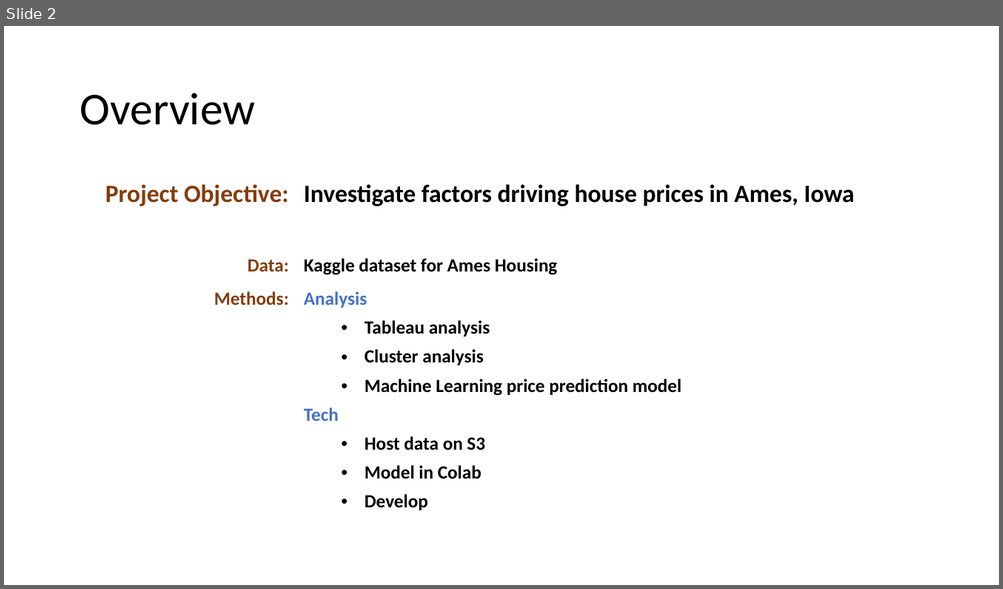
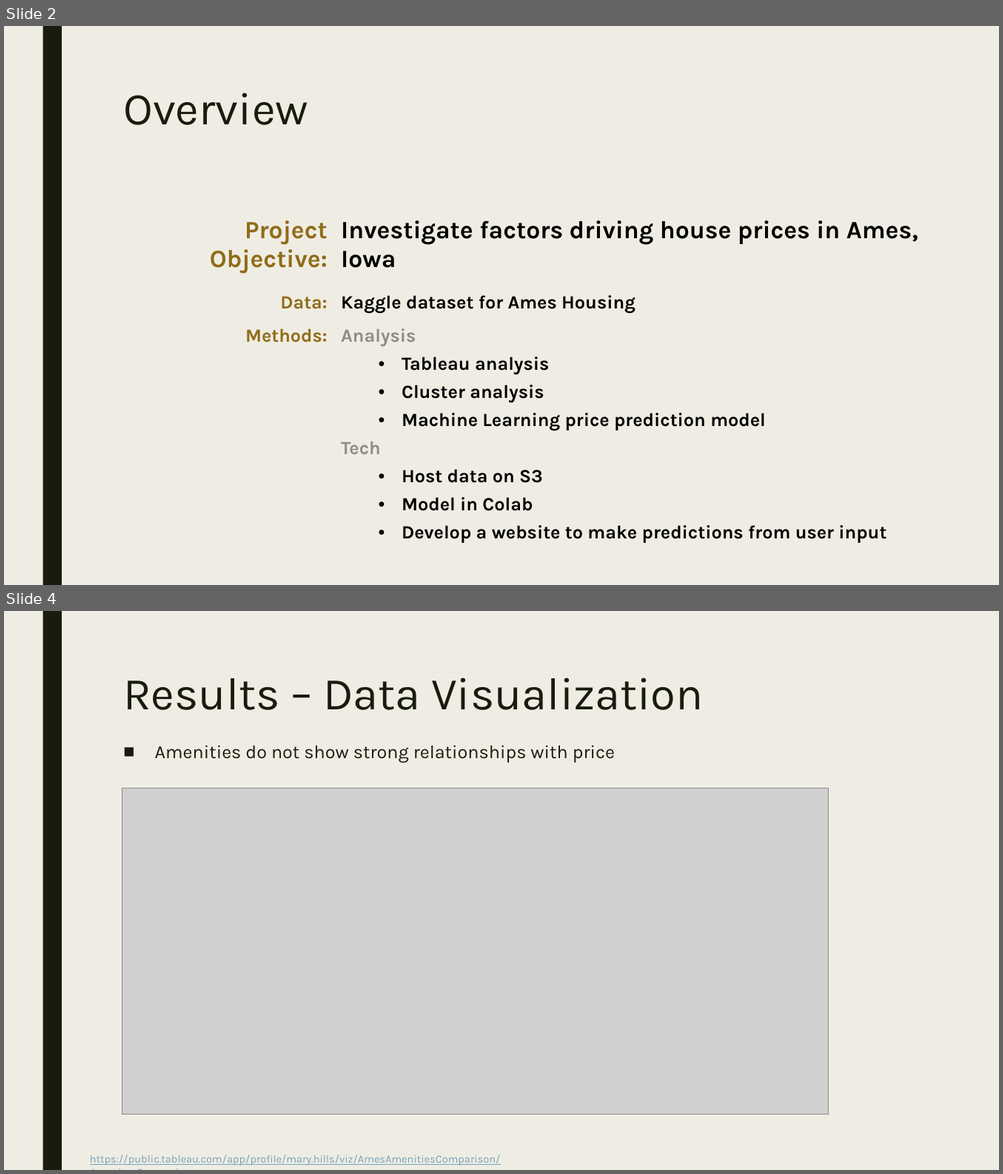
Before and after one commit to jessnguyen9/Ames-Housing-Machine-Learning-Project, a slide deck: Team Presentation.pptx. Shown one above the other, each under a label of ours: slide 2 before the commit, slides 2 and 4 after it; the slides between them are not shown. The pictures are 1003x589 and 1003x1174 pixels, drawn with LibreOffice and Linux fonts; fonts in the diff are those of the drawing; grey boxes stand for pictures. Boxes give left, top, right and bottom in pixels: in the first picture for what was removed or moved away, otherwise in the second. Text is boxed around its words. In the diff, an @@ line names an element or a change of style, - is before the commit and + after.

```diff
--- a/Team Presentation.pptx
+++ b/Team Presentation.pptx
@@ slide 4 added at box(4, 611, 999, 1170), background #EFEDE3; not listed: 1 template element that a slide beside it also shows @@
@@ title added at box(123, 678, 703, 710), 44 pt, text #191B0E @@
+Results – Data Visualization
@@ text added at box(155, 745, 614, 763), 18 pt, text #191B0E @@
+■ Amenities do not show strong relationships with price
@@ picture added at box(122, 789, 828, 1116) @@
@@ text added at box(90, 1155, 501, 1166), 10.5 pt, text #77A2BB, underline @@
+https://public.tableau.com/app/profile/mary.hills/viz/AmesAmenitiesComparison/AmenitesComparison
@@ slide 2 changed as well @@
@@ background #FFFFFF to #EFEDE3 @@
@@ rectangle added at box(42, 26, 62, 585), fill #191B0E @@
@@ title "Overview": place and size @@
-title "Overview" at box(79, 93, 255, 125)
+title "Overview" at box(123, 93, 308, 125)
@@ title "Overview" at box(123, 93, 308, 125): font Calibri to Karla, text colour #000000 to #191B0E; line spacing 0.9 to 0.89; vertical alignment middle to top @@
@@ table at box(116, 212, 951, 578) @@
-row 3, column 2: Analysis / Tableau analysis / Cluster analysis / Machine Learning price prediction model / Tech / Host data on S3 / Model in Colab / Develop
+row 3, column 2: Analysis / Tableau analysis / Cluster analysis / Machine Learning price prediction model / Tech / Host data on S3 / Model in Colab / Develop a website to make predictions from user input
@@ font Calibri to Karla in "Project Objective:", "Investigate factors driving house prices in Ames, ...", "Data:", "Kaggle dataset for Ames Housing" and 1 more places @@
@@ text colour #843C0B to #906B18 in "Project Objective:", "Data:", "Methods:" @@
@@ borders changed @@
@@ table: place and size @@
-table at box(73, 175, 930, 541)
+table at box(116, 212, 951, 578)
```
Also in this commit, not shown: 3 other slides changed, 5 other slides added, 2 slides removed, 1 other file.
